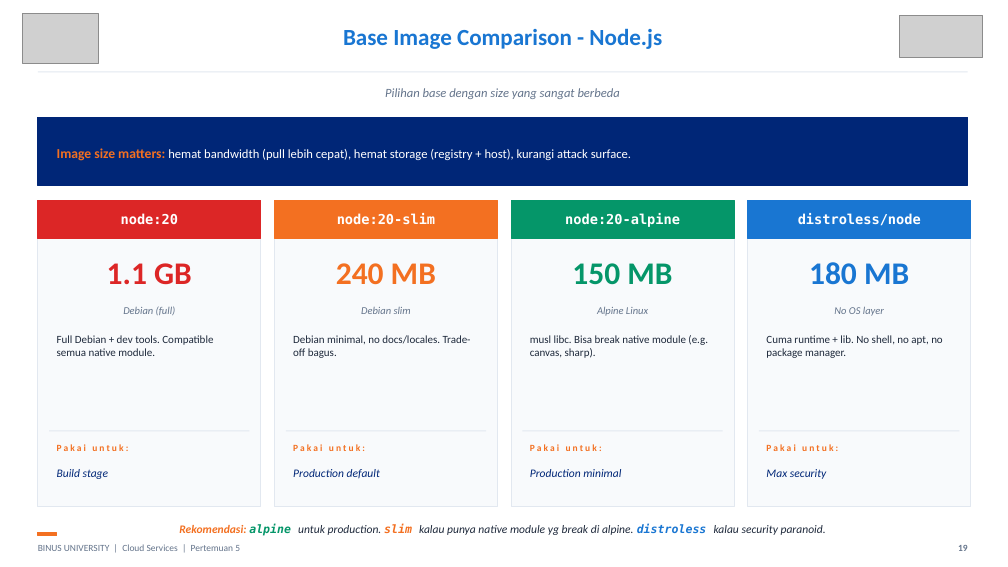
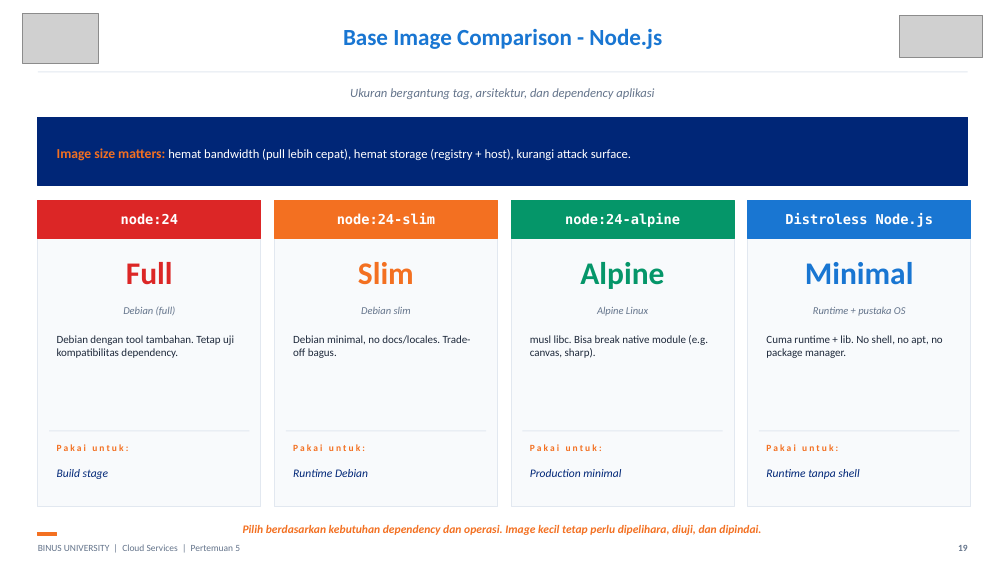
Before and after one commit to SeedFlora/meet5CloudService, a slide deck: slide 19 of slides/Teori_Pertemuan_05.pptx. Drawn at 1008x567 pixels with LibreOffice and Linux fonts; fonts in the diff are those of the drawing; grey boxes stand for pictures. Boxes give left, top, right and bottom in pixels: in the first picture for what was removed or moved away, otherwise in the second. Text is boxed around its words. In the diff, an @@ line names an element or a change of style, - is before the commit and + after.

Commit message:
Verify week 5 Docker theory against RPS and add tested Node examples

```diff
--- a/slides/Teori_Pertemuan_05.pptx
+++ b/slides/Teori_Pertemuan_05.pptx
@@ text at box(350, 88, 654, 99): text changed @@
-Pilihan base dengan size yang sangat berbeda
+Ukuran bergantung tag, arsitektur, dan dependency aplikasi
@@ text at box(121, 213, 178, 224): text changed @@
-node:20
+node:24
@@ text at box(337, 213, 435, 224): text changed @@
-node:20-slim
+node:24-slim
@@ text at box(565, 213, 680, 227): text changed @@
-node:20-alpine
+node:24-alpine
@@ text at box(785, 213, 933, 227): text changed @@
-distroless/node
+Distroless Node.js
@@ text at box(126, 262, 173, 285): text changed @@
-1.1 GB
+Full
@@ text at box(358, 262, 414, 284): text changed @@
-240 MB
+Slim
@@ text at box(580, 262, 664, 289): text changed @@
-150 MB
+Alpine
@@ text at box(805, 262, 914, 285): text changed @@
-180 MB
+Minimal
@@ text at box(813, 307, 906, 316): text changed @@
-No OS layer
+Runtime + pustaka OS
@@ text at box(57, 335, 234, 358): text changed @@
-Full Debian + dev tools. Compatible semua native module.
+Debian dengan tool tambahan. Tetap uji kompatibilitas dependency.
@@ text at box(293, 469, 368, 477): text changed @@
-Production default
+Runtime Debian
@@ text at box(766, 469, 859, 479): text changed @@
-Max security
+Runtime tanpa shell
@@ text at box(243, 525, 761, 535): text changed; text colour #1E293B to #F37021; bold on @@
-Rekomendasi: alpine untuk production. slim kalau punya native module yg break di alpine. distroless kalau security paranoid.
+Pilih berdasarkan kebutuhan dependency dan operasi. Image kecil tetap perlu dipelihara, diuji, dan dipindai.
```
Also in this commit, not shown: 24 other slides changed, 4 slides added, 1 slide removed, 10 other files.
